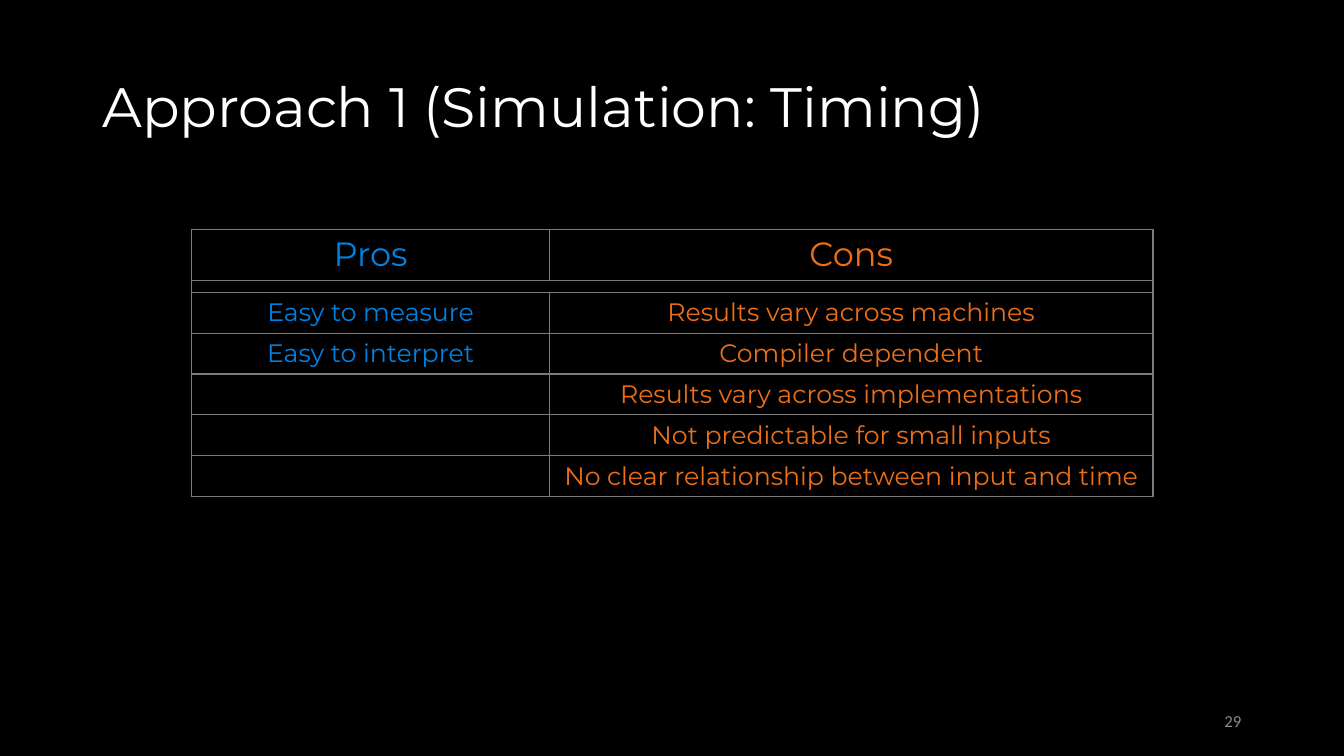
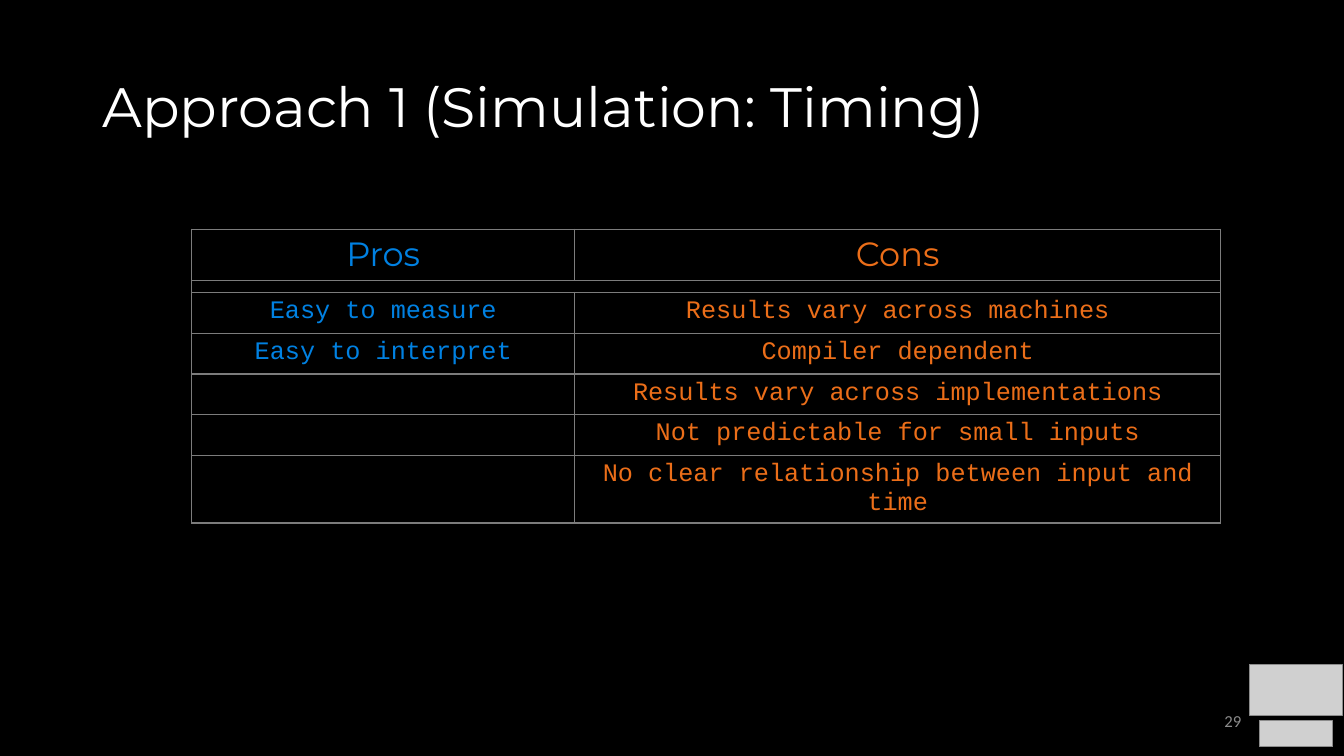
Before and after one commit to COP3530/Instructional-Content, a slide deck: slide 29 of Slides-PPT/1 - Algorithmic Analysis.pptx. Drawn at 1344x756 pixels with LibreOffice and Linux fonts; fonts in the diff are those of the drawing; grey boxes stand for pictures. Boxes give left, top, right and bottom in pixels: in the first picture for what was removed or moved away, otherwise in the second. Text is boxed around its words. In the diff, an @@ line names an element or a change of style, - is before the commit and + after.

```diff
--- a/Slides-PPT/1 - Algorithmic Analysis.pptx
+++ b/Slides-PPT/1 - Algorithmic Analysis.pptx
@@ table at box(192, 229, 1221, 515) @@
@@ font Montserrat to Courier New @@
@@ table: place and size @@
-table at box(192, 229, 1153, 497)
+table at box(192, 229, 1221, 515)
@@ picture added at box(1250, 664, 1343, 716) @@
@@ picture added at box(1259, 721, 1333, 747) @@
```
Also in this commit, not shown: 100 other slides changed, 5 slides added, 2 slides removed, 2 other files.
